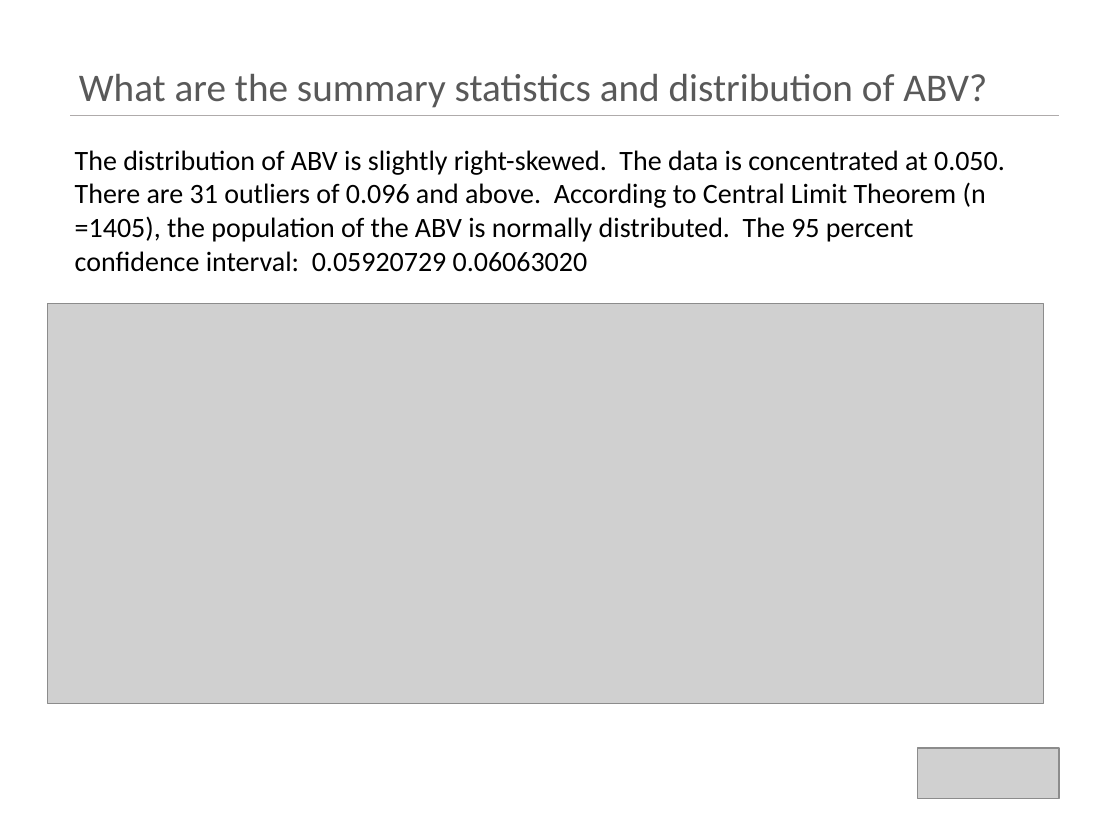
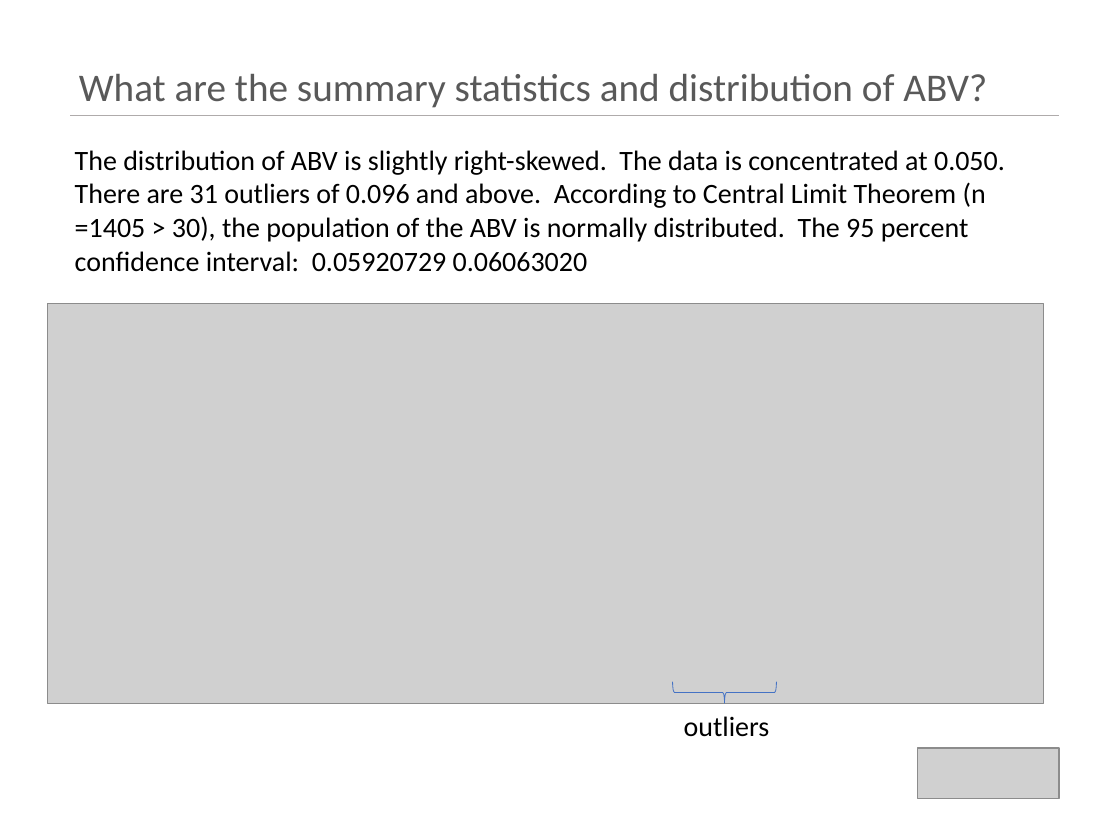
Before and after one commit to kristxh/6306-CaseStudy1-Beer, a slide deck: slide 7 of case_study_1_budweiser.pptx. Drawn at 1120x840 pixels with LibreOffice and Linux fonts; fonts in the diff are those of the drawing; grey boxes stand for pictures. Boxes give left, top, right and bottom in pixels: in the first picture for what was removed or moved away, otherwise in the second. Text is boxed around its words. In the diff, an @@ line names an element or a change of style, - is before the commit and + after.

```diff
--- a/case_study_1_budweiser.pptx
+++ b/case_study_1_budweiser.pptx
@@ text at (x1=75, y1=150, x2=1005, y2=272): text changed @@
-The distribution of ABV is slightly right-skewed. The data is concentrated at 0.050. There are 31 outliers of 0.096 and above. According to Central Limit Theorem (n =1405), the population of the ABV is normally distributed. The 95 percent confidence interval: 0.05920729 0.06063020
+The distribution of ABV is slightly right-skewed. The data is concentrated at 0.050. There are 31 outliers of 0.096 and above. According to Central Limit Theorem (n =1405 > 30), the population of the ABV is normally distributed. The 95 percent confidence interval: 0.05920729 0.06063020
@@ right brace added at (x1=672, y1=682, x2=776, y2=703), outline #4472C4 0.5 pt @@
@@ text added at (x1=684, y1=716, x2=770, y2=737), 18 pt, text #000000 @@
+outliers
```
Also in this commit, not shown: 4 other slides changed, 1 slide added.
